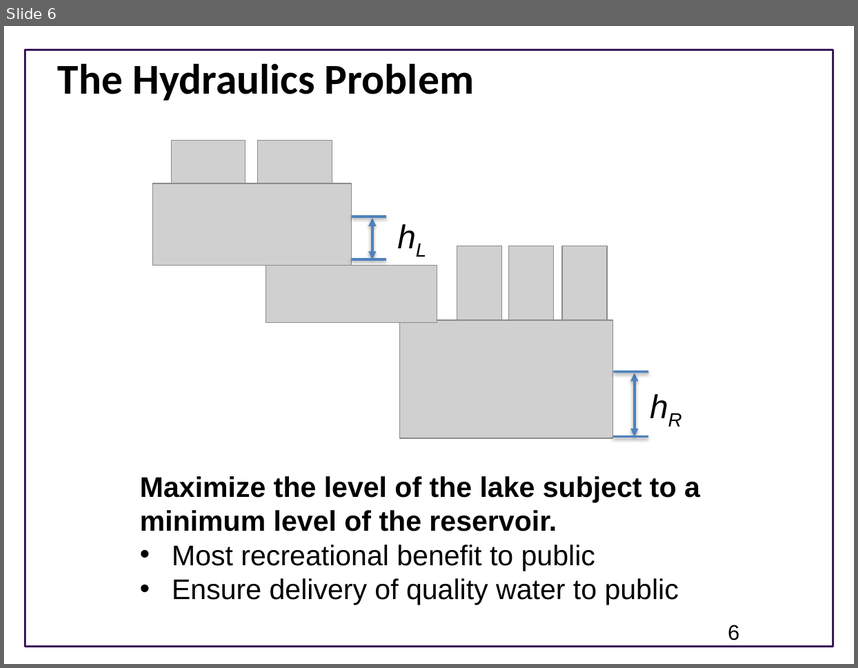
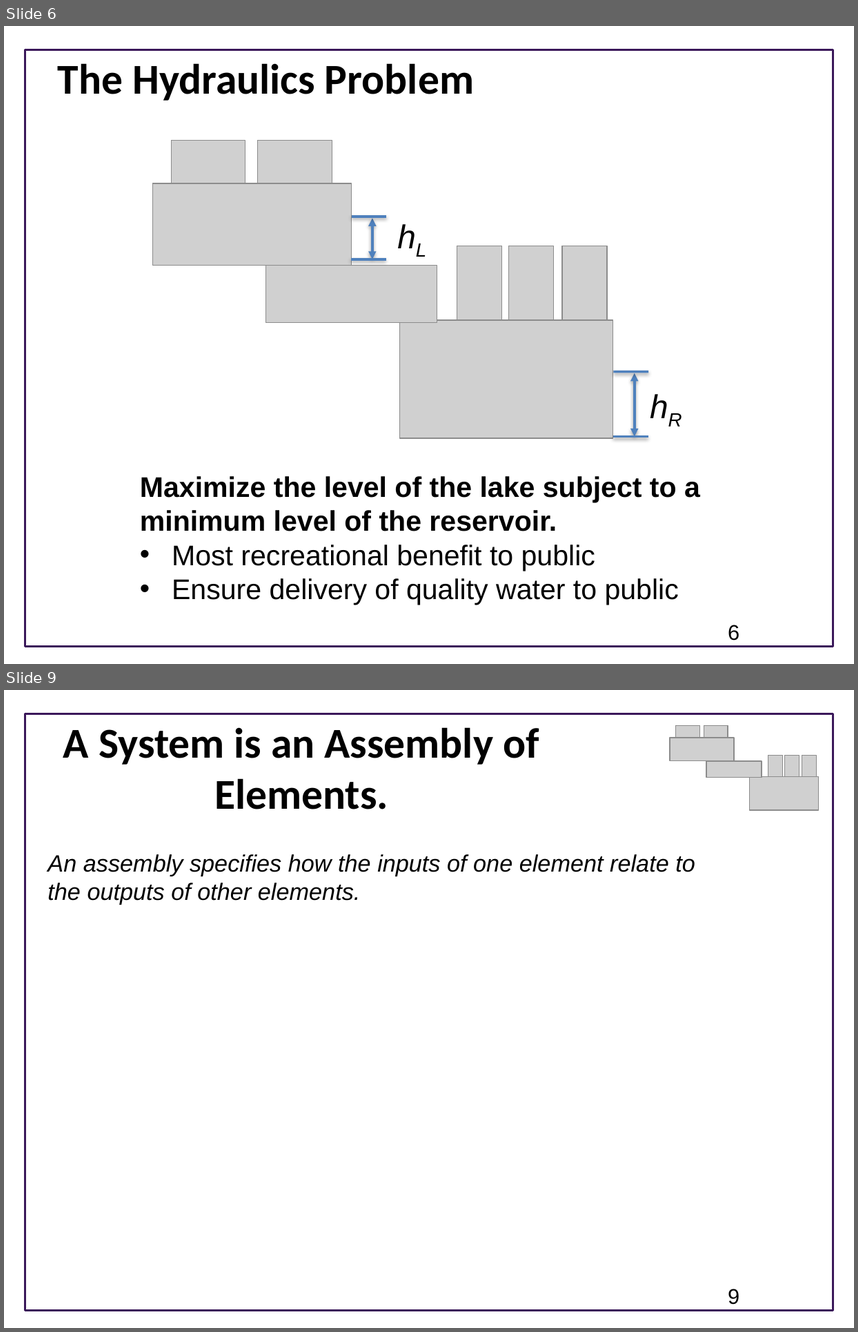
Before and after one commit to ModelEngineering/advancing-biomedical-models, a slide deck: Lectures/CSE 599V Lecture 2- Modeling Essentials.pptx. Shown one above the other, each under a label of ours: slide 6 before the commit, slides 6 and 9 after it; the slides between them are not shown. The pictures are 858x668 and 858x1332 pixels, drawn with LibreOffice and Linux fonts; fonts in the diff are those of the drawing; grey boxes stand for pictures; background and template pictures are left out. Boxes give left, top, right and bottom in pixels: in the first picture for what was removed or moved away, otherwise in the second. Text is boxed around its words. In the diff, an @@ line names an element or a change of style, - is before the commit and + after.

```diff
--- a/Lectures/CSE 599V Lecture 2- Modeling Essentials.pptx
+++ b/Lectures/CSE 599V Lecture 2- Modeling Essentials.pptx
@@ slide 9 added at (4, 690, 854, 1328), background #FFFFFF; not listed: 1 template element that a slide beside it also shows @@
@@ title added at (63, 727, 539, 809), 36 pt, text #000000, bold @@
+A System is an Assembly of Elements.
@@ group added at (670, 726, 818, 811): 8 pictures @@
@@ text added at (47, 854, 695, 904), 20 pt, text #000000, italic @@
+An assembly specifies how the inputs of one element relate to the outputs of other elements.
@@ page number added at (728, 1288, 740, 1304), 18 pt, text #000000 @@
+9
```
Also in this commit, not shown: 1 slide changed, 3 other slides added, 1 slide removed.
